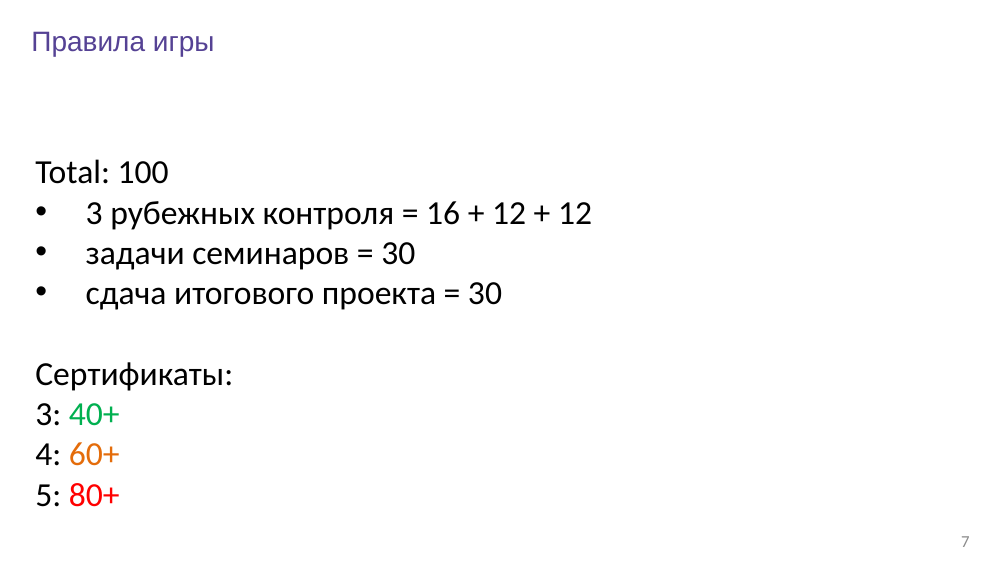
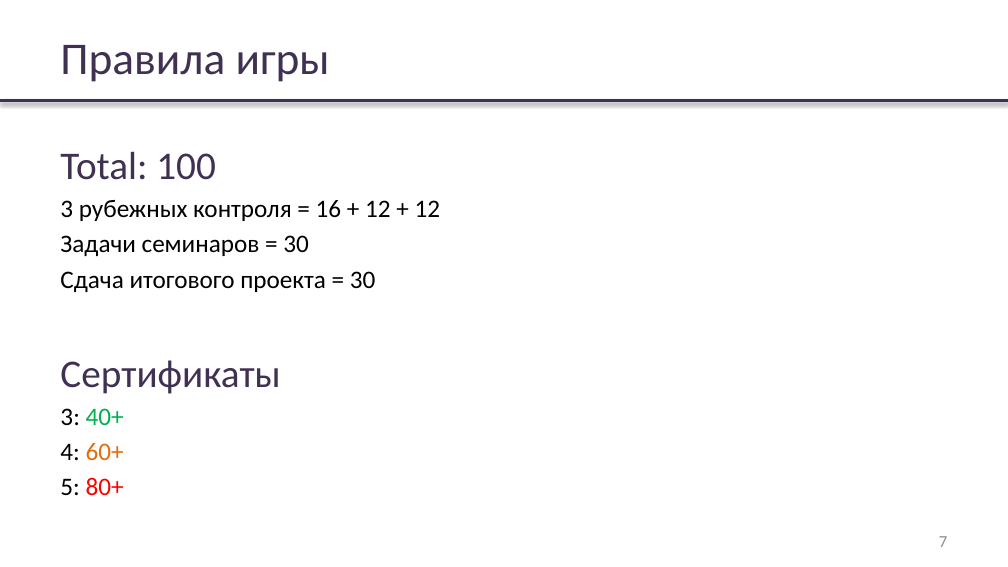
Before and after one commit to rybalkinsd/atom, a slide deck: slide 7 of lecture1/presentation/lecture01.pptx. Drawn at 1008x567 pixels with LibreOffice and Linux fonts; fonts in the diff are those of the drawing; background and template pictures are left out. Boxes give left, top, right and bottom in pixels: in the first picture for what was removed or moved away, otherwise in the second. Text is boxed around its words. In the diff, an @@ line names an element or a change of style, - is before the commit and + after.

Commit message:
Presentation style normalization

```diff
--- a/lecture1/presentation/lecture01.pptx
+++ b/lecture1/presentation/lecture01.pptx
@@ title "Правила игры": place and size @@
-title "Правила игры" at (31, 31, 215, 56)
+title "Правила игры" at (60, 45, 330, 82)
@@ title "Правила игры" at (60, 45, 330, 82): size 20 to 32.4 pt, font Arial to Calibri, text colour #554294 to #403152; vertical alignment top to middle @@
@@ line added from (0, 101) to (1008, 101), #403152 2 pt @@
@@ text "Total: 100": place and size @@
-text "Total: 100" at (35, 159, 592, 507)
+text "Total: 100" at (60, 151, 441, 495)
@@ text at (60, 151, 441, 495): size 24 to 28 pt, text colour #000000 to #403152 in "Total: 100"; size 24 to 18 pt in "3 рубежных контроля = 16 + 12 ...", "3: 40+", "4: 60+", "5: 80+"; more space between paragraphs; bullet • to none @@
@@ text at (60, 235, 376, 394): text changed; size 24 to 18 pt @@
-• задачи семинаров = 30
-• сдача итогового проекта = 30
-Сертификаты:
+Задачи семинаров = 30
+Сдача итогового проекта = 30
+Сертификаты
@@ page number: place and size @@
-page number at (961, 536, 969, 547)
+page number at (939, 536, 947, 547)
```
Also in this commit, not shown: 34 other slides changed, 1 slide added, 1 other file.
